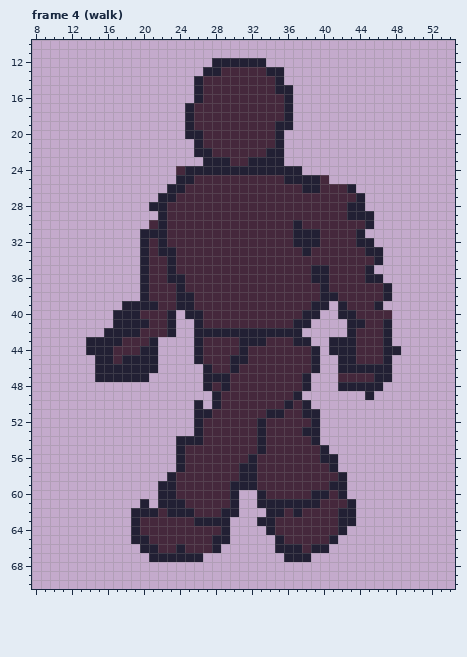
Pixel-art file, stored at Assets/Sprites/Overworld/enemy_overworld_human.ase. This is how it looked before the edit.
75x80 pixels, 6 frames. Shown: frame 4 (walk): x 8..54, y 10..70. The commit also changed other frames, which this record leaves out.
Once edited:
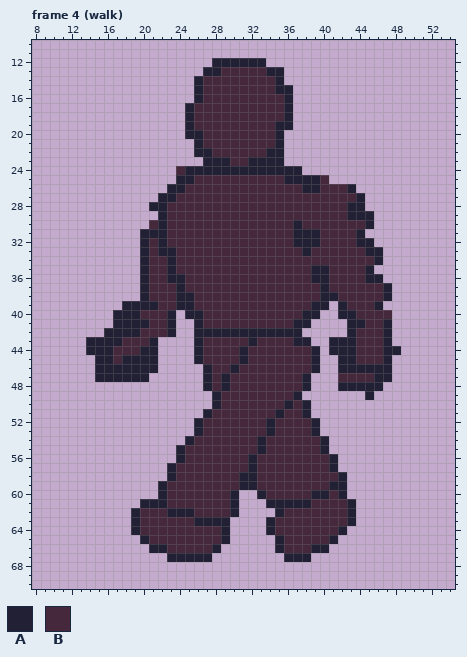
Palette (. is transparent): A #222034  B #45283c
The edit:
--- frame 4 (walk), layers "legFront", "legs"
@@ x 17..44 @@
 42 AAABBBA..AAAAAAAAAAAA.....AB
-43 ABBBA....ABBBBAAABBBAA..AAAB
+43 ABBBA....ABBBBBABBBBAA..AAAB
 44 BBBAA....ABBBBABBBBBBBA.AAAB
-45 BAAAA....ABBBAABBBBBBBA..AAB
+45 BAAAA....ABBBBABBBBBBBA..AAB
 46 AAAAA.....ABBABBBBBBBBA..AAA
-47 AAAA......AAABBBBBBBBA...BBB
+47 AAAA......ABABBBBBBBBA...BBB
 48 ..........ABABBBBBBBBA...AAA
 49 ...........ABBBBBBBBA.......
-50 .........A.ABBBBBBBABA......
-51 .........AABBBBBBAABBAA.....
-52 .........ABBBBBBABBBBBA.....
-53 .........ABBBBBBABBBBAA.....
-54 .......AAABBBBBBABBBBBA.....
+50 ...........ABBBBBBBABA......
+51 ..........ABBBBBBBABBA......
+52 .........ABBBBBBBABBBBA.....
+53 .........ABBBBBBBABBBBA.....
+54 ........ABBBBBBBABBBBBBA....
 55 .......ABBBBBBBBABBBBBBA....
-56 .......ABBBBBBBABBBBBBBAA...
-57 .......ABBBBBBAABBBBBBBBA...
+56 .......ABBBBBBBABBBBBBBBA...
+57 ......ABBBBBBBBABBBBBBBBA...
 58 ......ABBBBBBBAABBBBBBBBBA..
-59 .....AABBBBBBAAABBBBBBBBAA..
-60 .....AABBBBBBA..ABBBBBAABA..
-61 ...A.AAABBBBBA..AAAAAAABBBA.
-62 ..AAABAAABBBAA...AABABBBBAA.
-63 ..ABBBBBBAAAA...AABBBBBBBAA.
+59 .....ABBBBBBBBAABBBBBBBBAA..
+60 .....ABBBBBBBA..ABBBBBAABA..
+61 ...AAABBBBBBBA...AAAAABBBBA.
+62 ..ABBBAAABBBBA....ABBBBBBBA.
+63 ..ABBBBBBAAAA....ABBBBBBBBA.
 64 ..ABBBBBBBBBA....ABBBBBBBA..
-65 ..AABBBBBBBAA.....ABBBBBA...
-66 ...AABBABBBA......AAABAA....
-67 ....AAAAAA.........AAA......
+65 ...ABBBBBBBBA.....ABBBBBA...
+66 ....AABBBBBA......ABBBAA....
+67 ......AAAAA........AAA......
 68 ............................
Pixel boxes of the changes (left, top, right, bottom) in both pictures:
changed: (131, 337, 347, 562)
